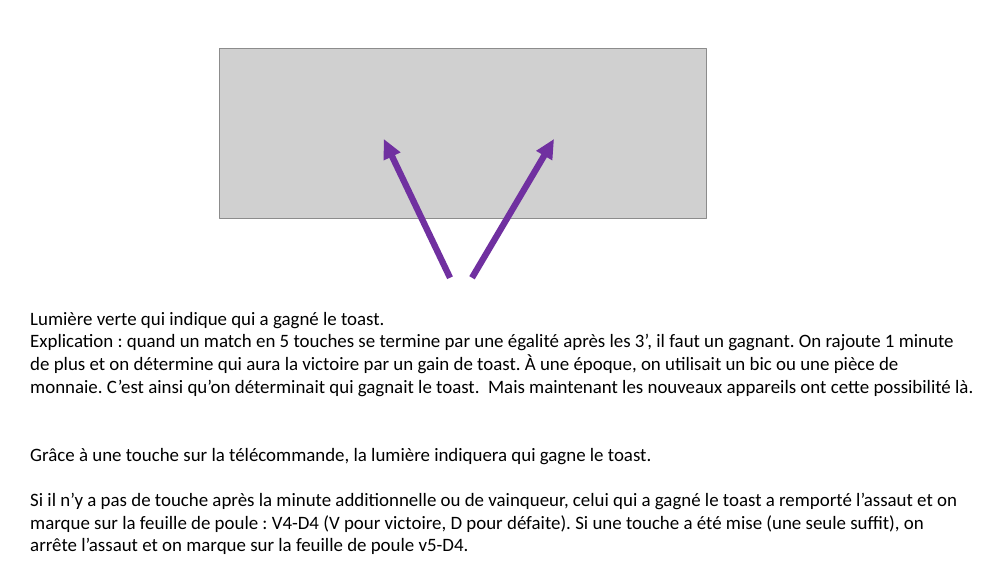
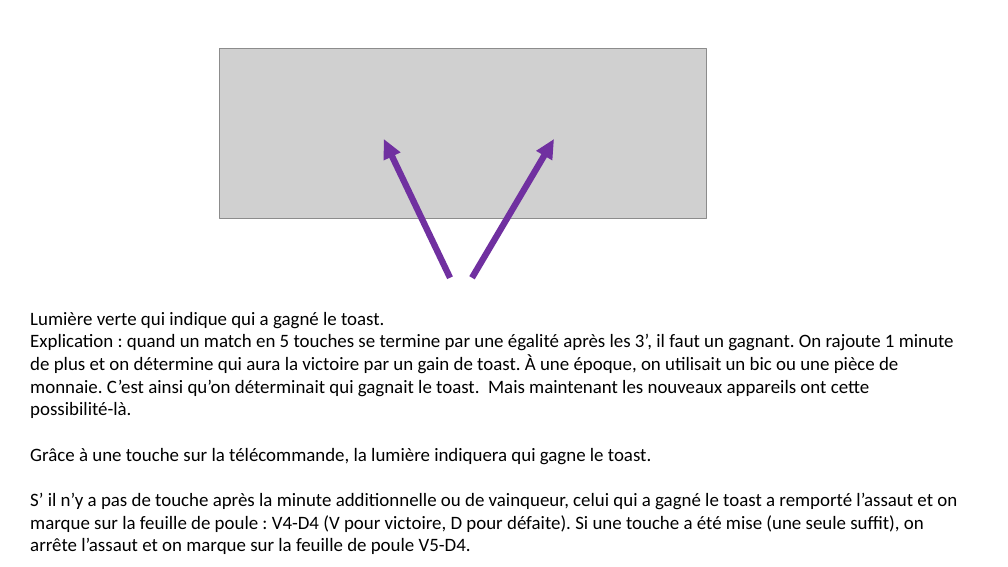
Before and after one commit to benoitlafaut/CercleRoyalEscrimeTournaisien, a slide deck: slide 3 of CercleRoyalEscrimeTournaisien/FileToUpload/NosCours/appareil.pps. Drawn at 1008x567 pixels with LibreOffice and Linux fonts; fonts in the diff are those of the drawing; grey boxes stand for pictures. Boxes give left, top, right and bottom in pixels: in the first picture for what was removed or moved away, otherwise in the second. Text is boxed around its words. In the diff, an @@ line names an element or a change of style, - is before the commit and + after.

Commit message:
modif appareil

```diff
--- a/CercleRoyalEscrimeTournaisien/FileToUpload/NosCours/appareil.pps
+++ b/CercleRoyalEscrimeTournaisien/FileToUpload/NosCours/appareil.pps
@@ text at bbox=[30, 334, 954, 418]: text changed @@
-Explication : quand un match en 5 touches se termine par une égalité après les 3’, il faut un gagnant. On rajoute 1 minute de plus et on détermine qui aura la victoire par un gain de toast. À une époque, on utilisait un bic ou une pièce de monnaie. C’est ainsi qu’on déterminait qui gagnait le toast. Mais maintenant les nouveaux appareils ont cette possibilité là.
+Explication : quand un match en 5 touches se termine par une égalité après les 3’, il faut un gagnant. On rajoute 1 minute de plus et on détermine qui aura la victoire par un gain de toast. À une époque, on utilisait un bic ou une pièce de monnaie. C’est ainsi qu’on déterminait qui gagnait le toast. Mais maintenant les nouveaux appareils ont cette
+possibilité-là.
@@ text at bbox=[30, 493, 957, 554]: text changed @@
-Si il n’y a pas de touche après la minute additionnelle ou de vainqueur, celui qui a gagné le toast a remporté l’assaut et on marque sur la feuille de poule : V4-D4 (V pour victoire, D pour défaite). Si une touche a été mise (une seule suffit), on arrête l’assaut et on marque sur la feuille de poule v5-D4.
+S’ il n’y a pas de touche après la minute additionnelle ou de vainqueur, celui qui a gagné le toast a remporté l’assaut et on marque sur la feuille de poule : V4-D4 (V pour victoire, D pour défaite). Si une touche a été mise (une seule suffit), on arrête l’assaut et on marque sur la feuille de poule V5-D4.
```
Also in this commit, not shown: 1 other slide changed.
